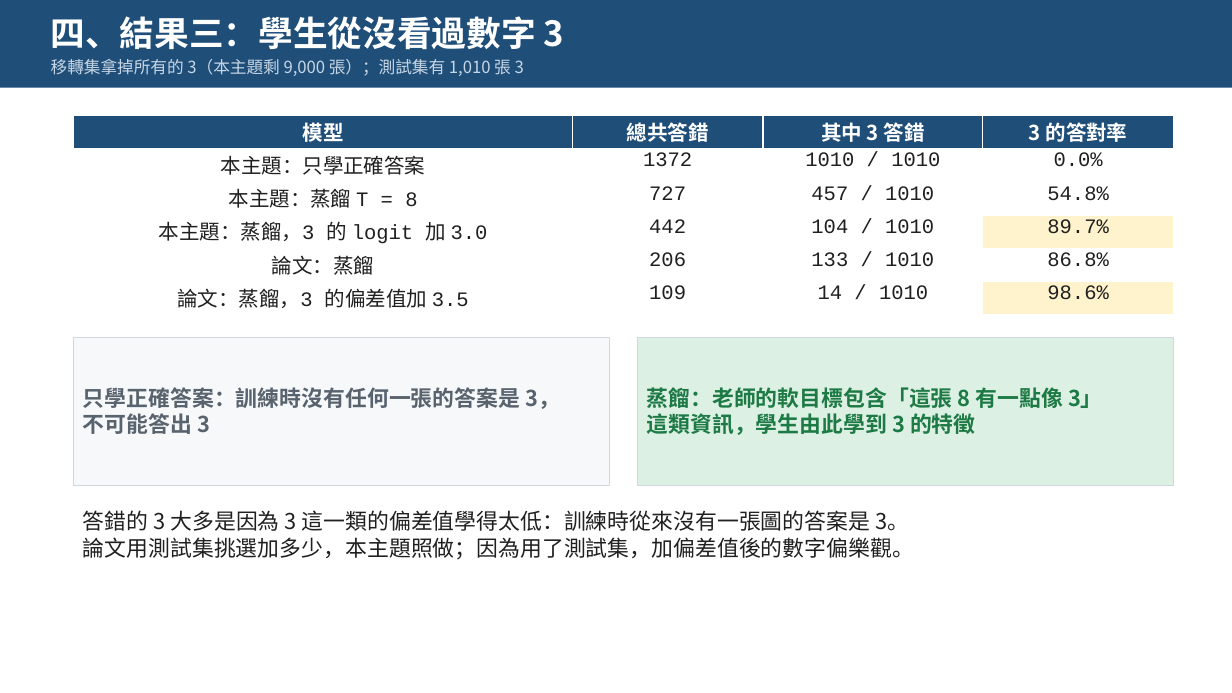
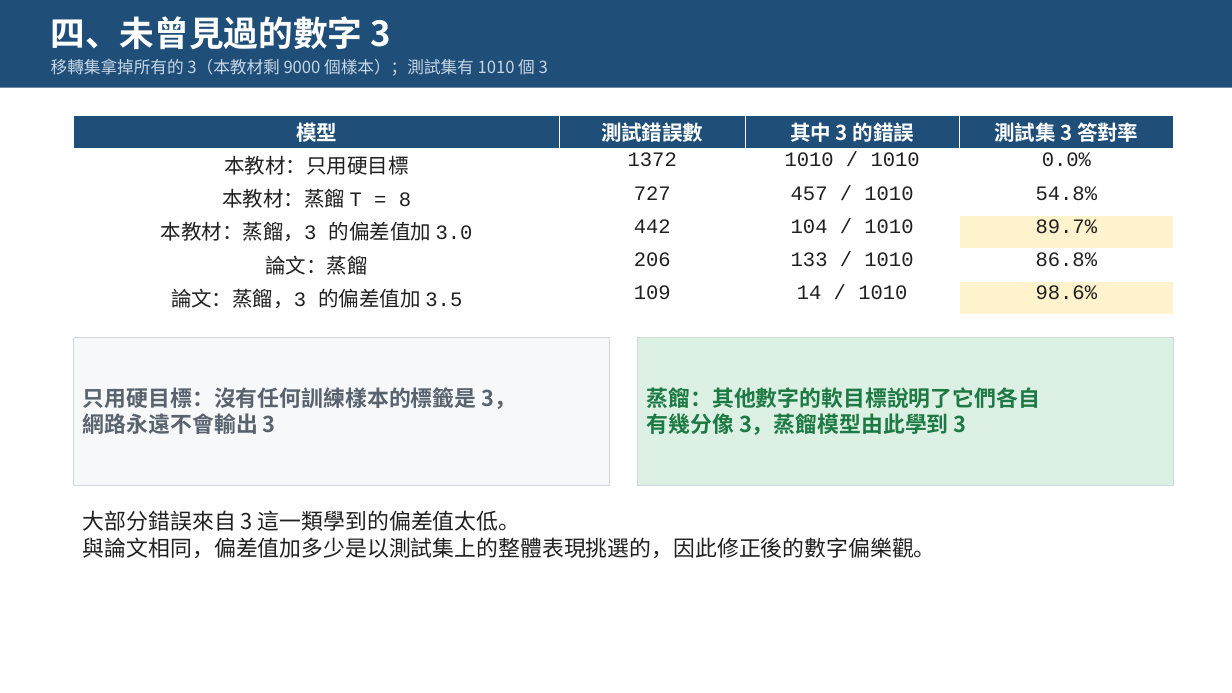
Before and after one commit to pychang-ai/115-1_DLMA, a slide deck: slide 17 of topics/knowledge-distillation/課外主題_知識蒸餾.pptx. Drawn at 1232x693 pixels with LibreOffice and Linux fonts; fonts in the diff are those of the drawing. Boxes give left, top, right and bottom in pixels: in the first picture for what was removed or moved away, otherwise in the second. Text is boxed around its words. In the diff, an @@ line names an element or a change of style, - is before the commit and + after.

```diff
--- a/topics/knowledge-distillation/課外主題_知識蒸餾.pptx
+++ b/topics/knowledge-distillation/課外主題_知識蒸餾.pptx
@@ text at (51,16,390,50): text changed @@
-四、結果三：學生從沒看過數字 3
+四、未曾見過的數字 3
@@ text at (51,59,548,76): text changed @@
-移轉集拿掉所有的 3（本主題剩 9,000 張）；測試集有 1,010 張 3
+移轉集拿掉所有的 3（本教材剩 9000 個樣本）；測試集有 1010 個 3
@@ table at (74,116,1174,315) @@
-row 1: 模型 | 總共答錯 | 其中 3 答錯 | 3 的答對率
+row 1: 模型 | 測試錯誤數 | 其中 3 的錯誤 | 測試集 3 答對率
-row 2, column 1: 本主題：只學正確答案
+row 2, column 1: 本教材：只用硬目標
-row 3, column 1: 本主題：蒸餾 T = 8
+row 3, column 1: 本教材：蒸餾 T = 8
-row 4, column 1: 本主題：蒸餾，3 的 logit 加 3.0
+row 4, column 1: 本教材：蒸餾，3 的偏差值加 3.0
@@ text in rectangle at (83,387,517,434): text changed @@
-只學正確答案：訓練時沒有任何一張的答案是 3，
-不可能答出 3
+只用硬目標：沒有任何訓練樣本的標籤是 3，
+網路永遠不會輸出 3
@@ text in rectangle at (647,387,1041,435): text changed @@
-蒸餾：老師的軟目標包含「這張 8 有一點像 3」
-這類資訊，學生由此學到 3 的特徵
+蒸餾：其他數字的軟目標說明了它們各自
+有幾分像 3，蒸餾模型由此學到 3
@@ text at (83,510,936,558): text changed @@
-答錯的 3 大多是因為 3 這一類的偏差值學得太低：訓練時從來沒有一張圖的答案是 3。
-論文用測試集挑選加多少，本主題照做；因為用了測試集，加偏差值後的數字偏樂觀。
+大部分錯誤來自 3 這一類學到的偏差值太低。
+與論文相同，偏差值加多少是以測試集上的整體表現挑選的，因此修正後的數字偏樂觀。
```
Also in this commit, not shown: 17 other slides changed, 1 other file.
